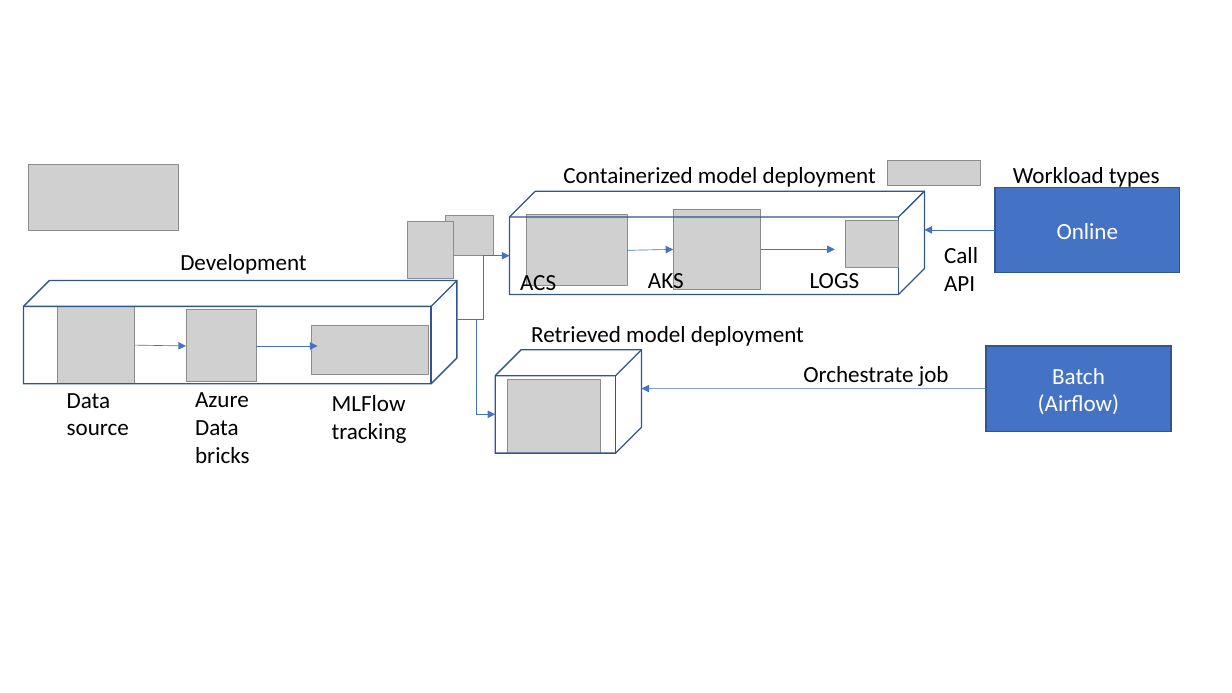
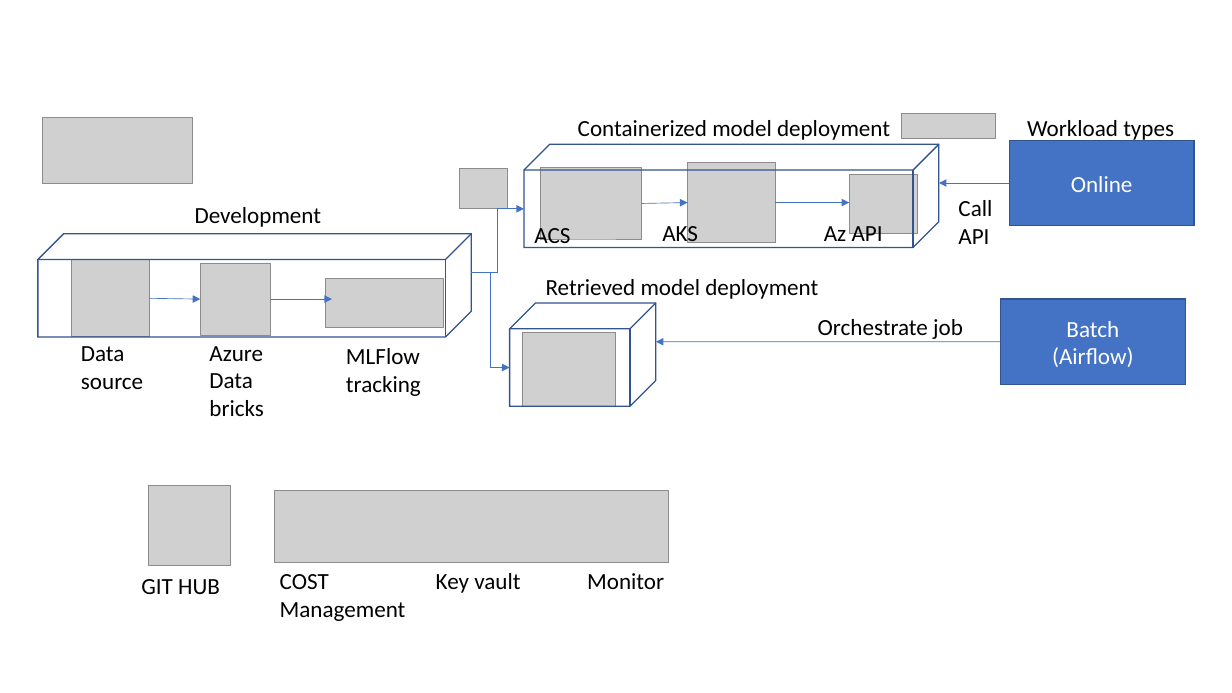
Before and after one commit to Harish-Nedunuri/azure-databricks-mlops, a slide deck: slide 1 of .github/MLOPS project overview.pptx. Drawn at 1232x693 pixels with LibreOffice and Linux fonts; fonts in the diff are those of the drawing; grey boxes stand for pictures. Boxes give left, top, right and bottom in pixels: in the first picture for what was removed or moved away, otherwise in the second. Text is boxed around its words. In the diff, an @@ line names an element or a change of style, - is before the commit and + after.

```diff
--- a/.github/MLOPS project overview.pptx
+++ b/.github/MLOPS project overview.pptx
@@ picture added at [849,175,918,234] @@
@@ 2 arrows, 1 rectangle, 1 text: place and size @@
-2 arrows, 1 rectangle, 1 text at [628,188,1180,290]
+2 arrows, 1 rectangle, 1 text at [641,140,1194,243]
@@ text at [824,226,883,246]: text changed @@
-LOGS
+Az API
@@ picture removed at [846,221,898,268] @@
@@ 10 texts, 9 pictures, 4 arrows, 3 cubes, 2 elbow arrows, 1 rectangle: place and size @@
-10 texts, 9 pictures, 4 arrows, 3 cubes, 2 elbow arrows, 1 rectangle at [23,160,1171,463]
+10 texts, 9 pictures, 4 arrows, 3 cubes, 2 elbow arrows, 1 rectangle at [38,114,1186,416]
@@ picture: place and size @@
-picture at [408,222,454,278]
+picture at [148,486,230,567]
@@ group added at [141,491,668,621]: 4 texts, 1 picture @@
+GIT HUB
+COST
+Management
+Key vault
+Monitor
```
Also in this commit, not shown: 8 other files.
